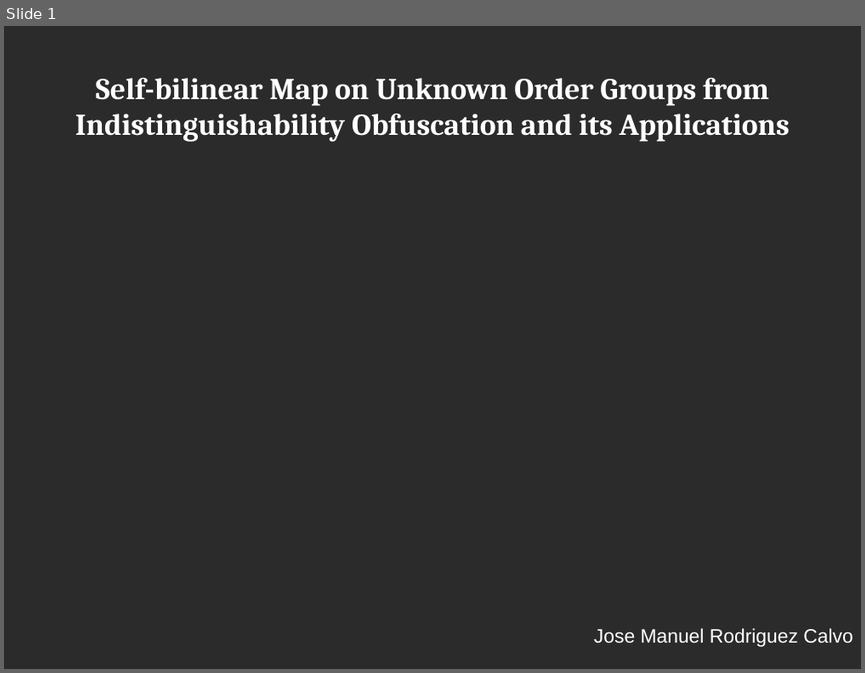
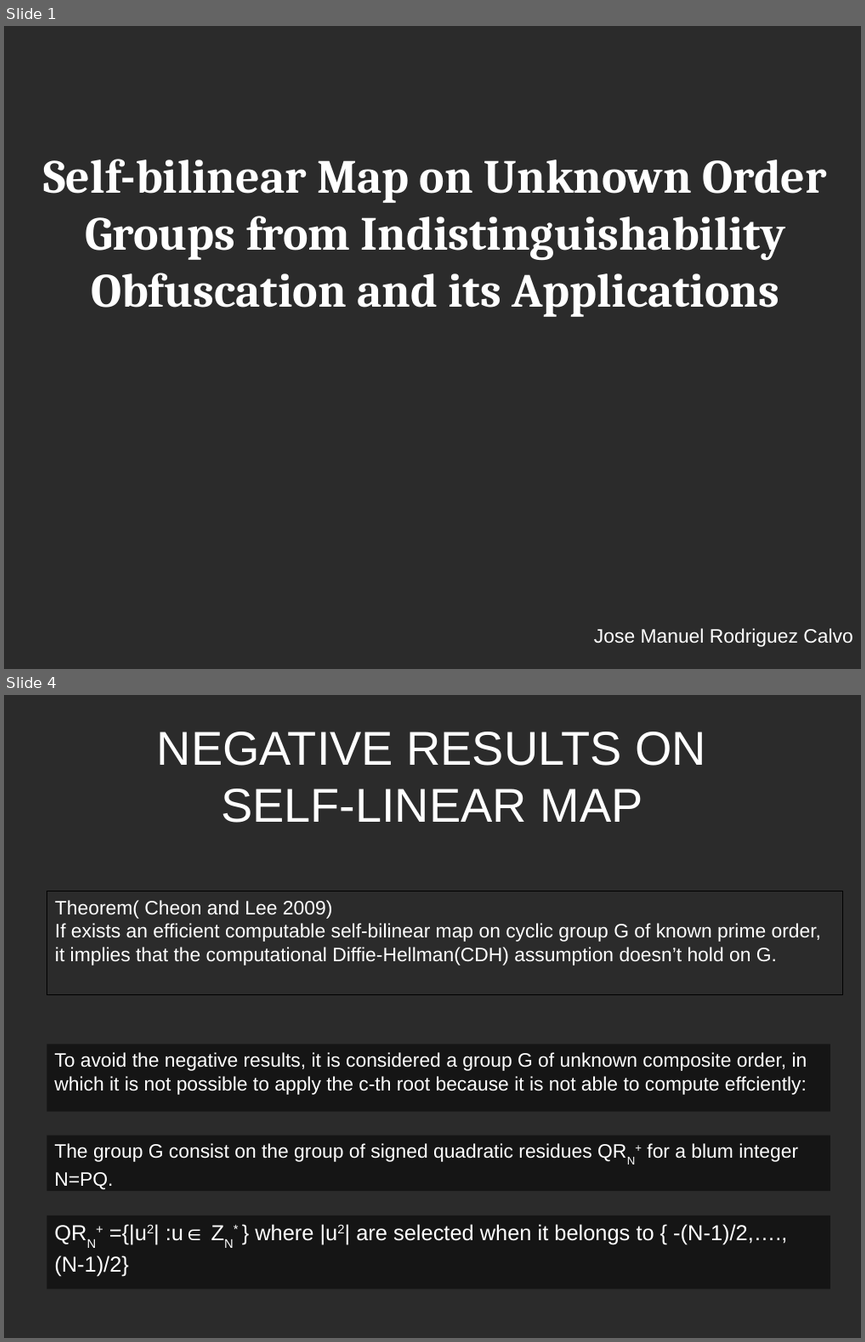
Before and after one commit to jmrCalvo/Network-Security, a slide deck: exposition.odp. Shown one above the other, each under a label of ours: slide 1 before the commit, slides 1 and 4 after it; the slides between them are not shown. The pictures are 865x673 and 865x1342 pixels, drawn with LibreOffice and Linux fonts; fonts in the diff are those of the drawing; background and template pictures are left out; a plain dark background stands for a picture behind light text. Boxes give left, top, right and bottom in pixels: in the first picture for what was removed or moved away, otherwise in the second. Text is boxed around its words. In the diff, an @@ line names an element or a change of style, - is before the commit and + after.

```diff
--- a/exposition.odp
+++ b/exposition.odp
@@ slide 4 added at [4,695,861,1338], background picture (left out) @@
@@ title added at [157,732,706,823], 44 pt, text #FFFFFF @@
+NEGATIVE RESULTS ON SELF-LINEAR MAP
@@ rectangle added at [46,891,843,995], outline #000000 0.99 pt, 18 pt, text #FFFFFF @@
+Theorem( Cheon and Lee 2009)
+If exists an efficient computable self-bilinear map on cyclic group G of known prime order, it implies that the computational Diffie-Hellman(CDH) assumption doesn’t hold on G.
@@ rectangle added at [46,1044,830,1111], fill #000000 at 50% opacity, 18 pt, text #FFFFFF @@
+To avoid the negative results, it is considered a group G of unknown composite order, in which it is not possible to apply the c-th root because it is not able to compute effciently:
@@ rectangle added at [46,1135,830,1191], fill #000000 at 50% opacity, 18 pt, text #FFFFFF @@
+The group G consist on the group of signed quadratic residues QRN+ for a blum integer N=PQ.
@@ rectangle added at [46,1215,830,1288], fill #000000 at 50% opacity, 20 pt, text #FFFFFF @@
+QRN+ ={|u2| :u∈ ZN* } where |u2| are selected when it belongs to { -(N-1)/2,….,(N-1)/2}
@@ slide 1 changed as well @@
@@ title "Self-bilinear Map on Unknown Order ...": place and size @@
-title "Self-bilinear Map on Unknown Order ..." at [75,78,789,142]
+title "Self-bilinear Map on Unknown Order ..." at [43,159,827,317]
@@ title "Self-bilinear Map on Unknown Order ..." at [43,159,827,317]: size 28 to 44 pt @@
```
Also in this commit, not shown: 11 other slides added, 1 other file.
